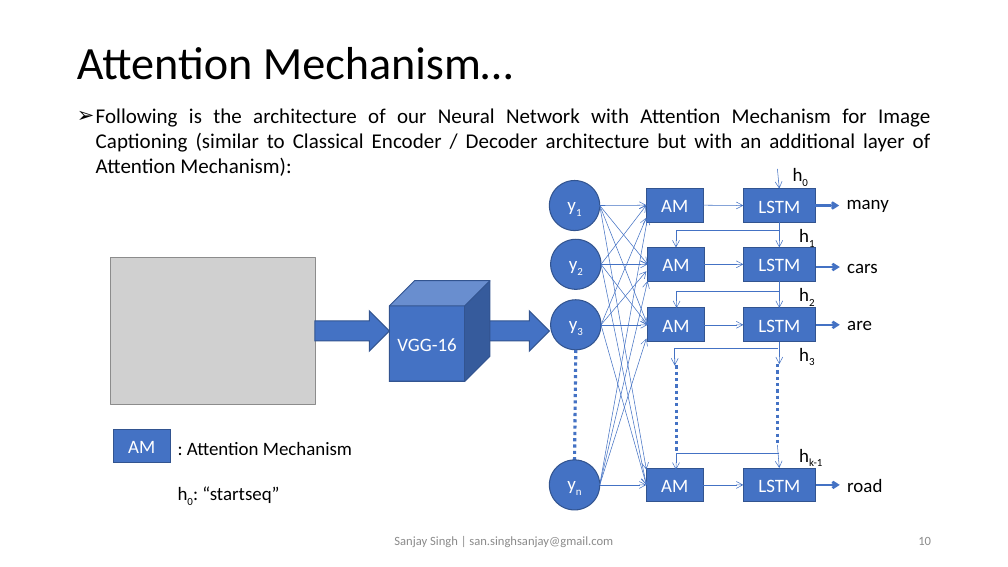
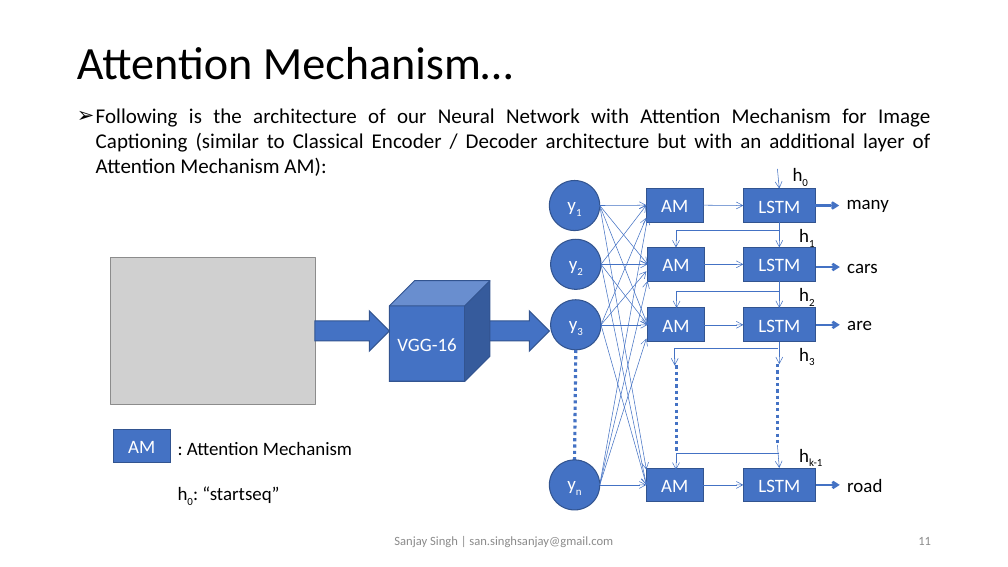
Before and after one commit to sansinghsanjay/Flickr8k_ImageCaptioning_AttentionMechanism, a slide deck: slide 11 of readme.pptx (slide 10 before the commit). Drawn at 1008x567 pixels with LibreOffice and Linux fonts; fonts in the diff are those of the drawing; grey boxes stand for pictures. Boxes give left, top, right and bottom in pixels: in the first picture for what was removed or moved away, otherwise in the second. Text is boxed around its words. In the diff, an @@ line names an element or a change of style, - is before the commit and + after.

```diff
--- a/readme.pptx
+++ b/readme.pptx
@@ text at (96, 108, 930, 176): text changed @@
-➢ Following is the architecture of our Neural Network with Attention Mechanism for Image Captioning (similar to Classical Encoder / Decoder architecture but with an additional layer of Attention Mechanism):
+➢ Following is the architecture of our Neural Network with Attention Mechanism for Image Captioning (similar to Classical Encoder / Decoder architecture but with an additional layer of Attention Mechanism AM):
@@ page number at (918, 537, 931, 545): text changed @@
-10
+11
```
Also in this commit, not shown: 10 other slides changed, 19 other files.
